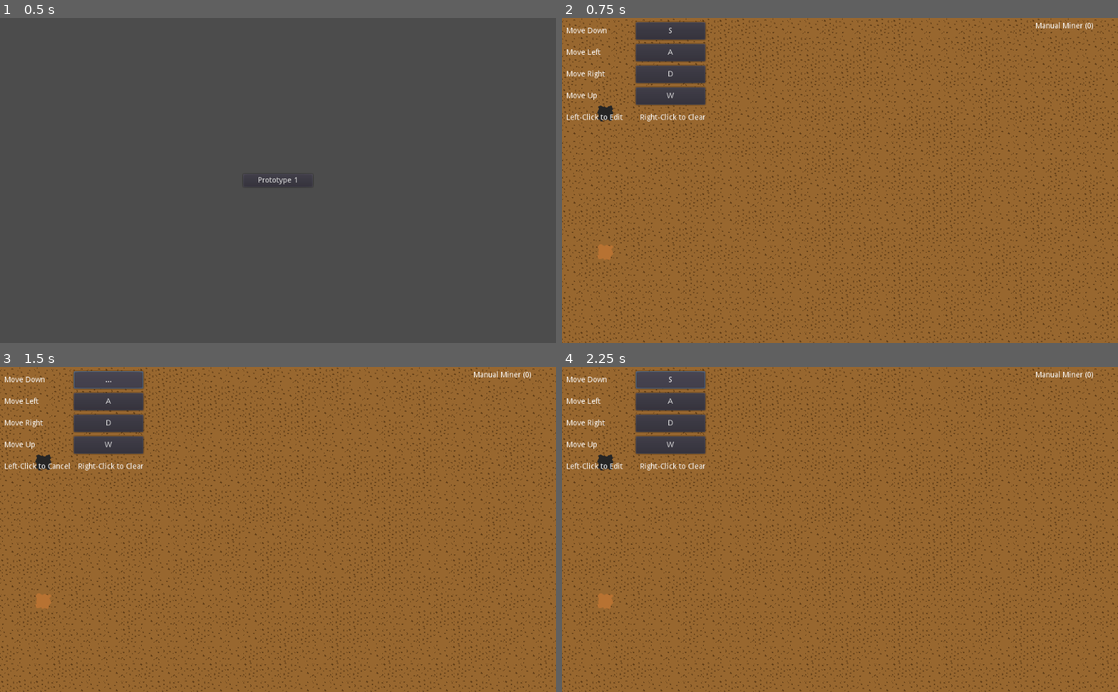
Above: before the commit, frames 1-4 (two rows, left to right).
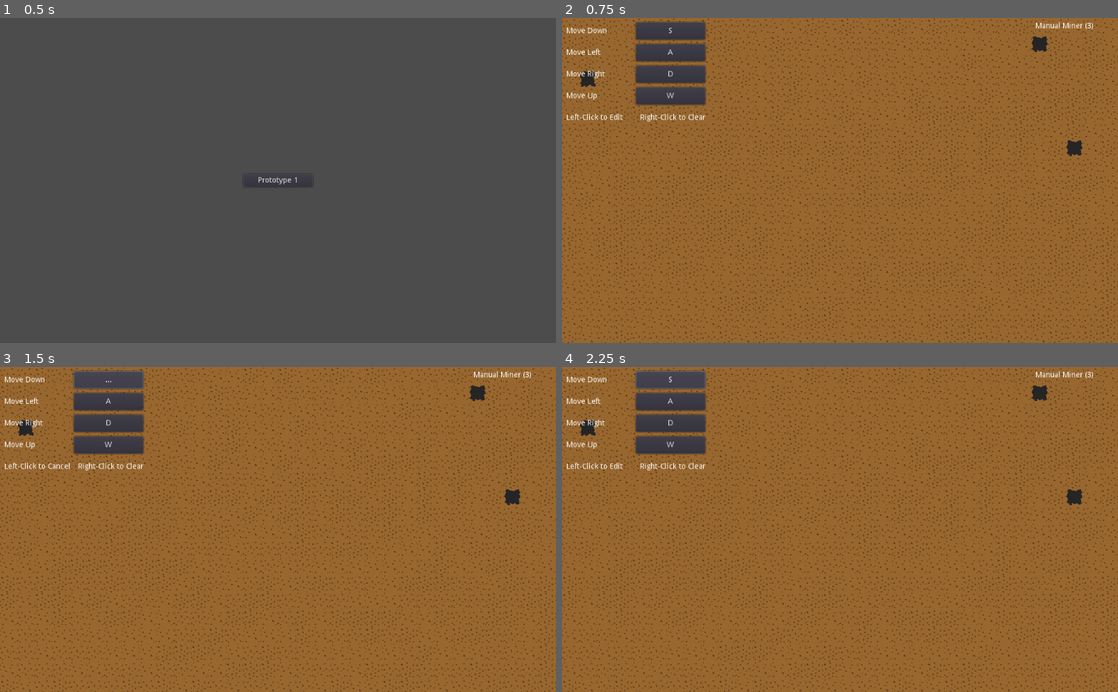
Above: after the commit, the same moments.

Repository: elyctech/one-more-factory-game
Game: Godot game, scene res://Scenes/Title/TitleScreen.tscn
The game is run twice, just before and just after one commit, with the same random seed, the same clock (stepped at 60 frames per second) and the same inputs.
Inputs:
- Up to frame 1 (0.5 s): no input
- Up to frame 2 (0.75 s): click "Prototype 1" at 0.5 s
- Up to frame 3 (1.5 s): click "S" at 1.25 s
- Up to frame 4 (2.25 s): click "..." at 2 s

Frame 1 is identical in both runs. In frame 2, 8.7% of the frame differs, in the area x 0-100%, y 0-100%; in frame 3, 8.7%; in frame 4, 8.7%.

Commit message:
refactor: factor out warehouse logic from UI

Diff:
--- a/Components/Camera/Camera.gd
+++ b/Components/Camera/Camera.gd
@@ -1,9 +1,9 @@
 extends Camera2D
 
-var just_moved : bool    = false
-var move_speed : int     = 300
-var movement   : Vector2 = Vector2(0, 0)
-var sqrt_half  : float   = sqrt(0.5)
+var just_moved : bool = false
+var move_speed : int = 300
+var movement : Vector2 = Vector2(0, 0)
+var sqrt_half : float = sqrt(0.5)
 
 
 func _physics_process(delta):
@@ -23,28 +23,28 @@
 
 
 func process_input():
-	var move_x      = false
-	var move_y      = false
+	var move_x = false
+	var move_y = false
 	var x_direction = 0
 	var y_direction = 0
 
-	var move_down  = Input.is_action_pressed("move_down")
-	var move_left  = Input.is_action_pressed("move_left")
+	var move_down = Input.is_action_pressed("move_down")
+	var move_left = Input.is_action_pressed("move_left")
 	var move_right = Input.is_action_pressed("move_right")
-	var move_up    = Input.is_action_pressed("move_up")
+	var move_up = Input.is_action_pressed("move_up")
 
 	if move_right and !move_left:
-		move_x      = true
+		move_x = true
 		x_direction = 1
 	elif move_left and !move_right:
-		move_x      = true
+		move_x = true
 		x_direction = -1
 
 	if move_down and !move_up:
-		move_y      = true
+		move_y = true
 		y_direction = 1
 	elif move_up and !move_down:
-		move_y      = true
+		move_y = true
 		y_direction = -1
 
 	# If moving in both directions
--- a/Components/Structures/ManualMiner/ManualMiner.gd
+++ b/Components/Structures/ManualMiner/ManualMiner.gd
@@ -2,7 +2,7 @@
 
 var resource_name := ""
 
-onready var warehouse = get_node("/root/Game/CanvasLayer/Warehouse")
+onready var warehouse = get_node("/root/Warehouse")
 
 
 func _on_input_event(_viewport, event, _shape_idx):
--- a/Components/Structures/ManualMiner/ManualMiner.tscn
+++ b/Components/Structures/ManualMiner/ManualMiner.tscn
@@ -10,10 +10,12 @@
 script = ExtResource( 2 )
 
 [node name="Sprite" type="Sprite" parent="."]
+position = Vector2( 16, 16 )
 texture = ExtResource( 1 )
 region_enabled = true
 region_rect = Rect2( 128, 96, 32, 32 )
 
 [node name="CollisionShape2D" type="CollisionShape2D" parent="."]
+position = Vector2( 16, 16 )
 shape = SubResource( 1 )
 [connection signal="input_event" from="." to="." method="_on_input_event"]
--- a/Components/Warehouse/Warehouse.gd
+++ b/Components/Warehouse/Warehouse.gd
@@ -1,34 +1,25 @@
 extends PopupPanel
 
-var items : Dictionary = {}
+var _item_controls : Dictionary = {}
 
 var item_control_scene = preload("res://Components/Warehouse/WarehouseItem.tscn")
 
 onready var item_container : GridContainer = get_node("ScrollContainer/Items")
 
-func add_item(item_name):
-	var item_control
 
-	if items.has(item_name):
-		item_control = items[item_name]
+func _ready():
+	get_node("/root/Warehouse").connect("item_count_changed", self, "update_item_count")
+
+
+func update_item_count(item_name, item_count):
+	if _item_controls.has(item_name):
+		_item_controls[item_name].set_item_count(item_count)
 	else:
-		item_control = item_control_scene.instance()
+		var item_control = item_control_scene.instance()
 		item_control.item_name = item_name
-		items[item_name] = item_control
+
+		_item_controls[item_name] = item_control
+
 		item_container.add_child(item_control)
 
-	item_control.add_item()
-
-
-func get_item_count(item_name):
-	var item_count := 0
-
-	if items.has(item_name):
-		item_count = items[item_name].get_item_count()
-
-	return item_count
-
-
-func remove_item(item_name):
-	if items.has(item_name):
-		items[item_name].remove_item()
+		item_control.set_item_count(item_count)
--- a/Components/Warehouse/WarehouseItem.gd
+++ b/Components/Warehouse/WarehouseItem.gd
@@ -1,25 +1,14 @@
 extends Control
 
-var item_count : int = 0
 var item_name  : String = ""
 
-onready var item_count_label : Label = get_node("ItemCount")
-onready var item_name_label  : Label = get_node("ItemName")
+onready var _item_count_label : Label = get_node("ItemCount")
+onready var _item_name_label : Label = get_node("ItemName")
 
 
 func _ready():
-	item_name_label.text = item_name
+	_item_name_label.text = item_name
 
 
-func add_item():
-	item_count += 1
-	item_count_label.text = str(item_count)
-
-
-func get_item_count():
-	return item_count
-
-
-func remove_item():
-	item_count -= 1
-	item_count_label.text = str(item_count)
+func set_item_count(item_count):
+	_item_count_label.text = str(item_count)
--- a/Scenes/Prototype1/Game.gd
+++ b/Scenes/Prototype1/Game.gd
@@ -1,25 +1,22 @@
 extends Node2D
 
-var chunk_size     : Vector2
 var chunks_filled  : Dictionary
-var ground_tiles   : Array
-var resource_tiles : Array
 
-var camera_offset       : Vector2
-var placing_structure   : bool = false
+var camera_offset : Vector2
+var placing_structure : bool = false
 var structure_placeable : bool = false
-var structure_to_place  : Area2D
+var structure_to_place : Area2D
 
 var rng : RandomNumberGenerator = RandomNumberGenerator.new()
 
 var manual_constructor = preload("res://lib/manual_constructor/manual_constructor.tscn")
-var manual_miner       = preload("res://Components/Structures/ManualMiner/ManualMiner.tscn")
+var manual_miner = preload("res://Components/Structures/ManualMiner/ManualMiner.tscn")
 
-onready var camera            : Camera2D   = get_node("Camera")
-onready var structure_hotkeys : Control    = get_node("CanvasLayer/StructureHotkeys")
-onready var ground            : TileMap    = get_node("Ground")
-onready var resources         : TileMap    = get_node("Resources")
-onready var warehouse         : PopupPanel = get_node("CanvasLayer/Warehouse")
+onready var camera : Camera2D = get_node("Camera")
+onready var game_world : GameWorld = get_node("GameWorld")
+onready var structure_hotkeys : Control = get_node("CanvasLayer/StructureHotkeys")
+onready var warehouse := get_node("/root/Warehouse") as Warehouse
+onready var warehouse_popup := get_node("CanvasLayer/Warehouse")
 
 
 func _physics_process(_delta):
@@ -32,18 +29,14 @@
 	if placing_structure:
 		if Input.is_action_just_pressed("place_structure") and structure_placeable:
 			warehouse.remove_item("Manual Miner")
-			structure_hotkeys.set_manual_miner_count(warehouse.get_item_count("Manual Miner"))
-
-			var cell_point = Vector2(
-				structure_to_place.position.x / ground.cell_size.x - 0.5,
-				structure_to_place.position.y / ground.cell_size.y - 0.5
+			structure_hotkeys.set_manual_miner_count(
+				warehouse.get_item_count("Manual Miner")
 			)
 
-			var resource_name = resources.tile_set.tile_get_name(
-				resources.get_cellv(cell_point)
-			).capitalize()
-
-			structure_to_place.resource_name = resource_name.substr(0, resource_name.length() - 1)
+			structure_to_place.resource_name = game_world.get_resource_name_at(
+				structure_to_place.position.x / 32,
+				structure_to_place.position.y / 32
+			)
 
 			placing_structure  = false
 			structure_to_place = null
@@ -60,29 +53,24 @@
 
 		self.add_child(structure_to_place)
 	elif Input.is_action_just_pressed("open_warehouse"):
-		if warehouse.visible:
-			warehouse.hide()
+		if warehouse_popup.visible:
+			warehouse_popup.hide()
 		else:
-			warehouse.popup()
+			warehouse_popup.popup()
 
 
 func _ready():
 	# Set up RNG
 	rng.randomize()
 
-	# Set up Structure counts
-	var manual_miner_count : int = warehouse.get_item_count("Manual Miner")
-	structure_hotkeys.set_manual_miner_count(manual_miner_count)
-
-	for i in range(0, manual_miner_count):
+	# Start with some structures
+	for _i in range(3):
 		warehouse.add_item("Manual Miner")
 
-	# Set up tiles
-	ground_tiles   = ground.tile_set.get_tiles_ids()
-	resource_tiles = resources.tile_set.get_tiles_ids()
-
-	# Set up chunks
-	chunk_size = Vector2(20, 20)
+	# Set up Structure counts
+	structure_hotkeys.set_manual_miner_count(
+		warehouse.get_item_count("Manual Miner")
+	)
 
 	# Save off starting camera position
 	camera_offset = Vector2(
@@ -95,12 +83,15 @@
 
 
 func ensure_chunks_filled():
+	var chunk_size = game_world.get_chunk_size()
+	var ground_cell_size = game_world.get_ground_cell_size()
+
 	var camera_chunk_location = Vector2(
-		floor((camera.position.x / ground.cell_size.x) / chunk_size.x),
-		floor((camera.position.y / ground.cell_size.y) / chunk_size.y)
+		floor((camera.position.x / ground_cell_size.x) / chunk_size.x),
+		floor((camera.position.y / ground_cell_size.y) / chunk_size.y)
 	)
 
-	var viewport_size = get_viewport().size / ground.cell_size
+	var viewport_size = get_viewport().size / ground_cell_size
 
 	var x_chunks_per_viewport = ceil(viewport_size.x / chunk_size.x)
 	var y_chunks_per_viewport = ceil(viewport_size.y / chunk_size.y)
@@ -114,40 +105,27 @@
 
 		for chunk_y in range (camera_chunk_location.y - y_chunks_per_viewport, camera_chunk_location.y + y_chunks_per_viewport + 1):
 			if !x_chunks_filled.get(chunk_y):
-				generate_chunk(chunk_x, chunk_y)
+				game_world.generate_chunk(chunk_x, chunk_y)
 				x_chunks_filled[chunk_y] = true
 
 
-func generate_chunk(chunk_x, chunk_y):
-	var start_x = chunk_x * chunk_size.x
-	var start_y = chunk_y * chunk_size.y
+func update_spawning_structure_placement():
+	var ground_cell_size = game_world.get_ground_cell_size()
 
-	for x in range(start_x, start_x + chunk_size.x):
-		for y in range(start_y, start_y + chunk_size.y):
-			# Add a ground tile
-			ground.set_cell(x, y, ground_tiles[rng.randi_range(0, ground_tiles.size() - 1)])
+	var world_mouse_position = get_viewport().get_mouse_position() + camera.position - camera_offset
 
-			# Determine if a resource should be set (hard-coded 1% rate)
-			if rng.randi_range(0, 99) == 0:
-				resources.set_cell(x, y, resource_tiles[rng.randi_range(0, resource_tiles.size() - 1)])
+	var spawn_cell_x = round(world_mouse_position.x / ground_cell_size.x)
+	var spawn_cell_y = round(world_mouse_position.y / ground_cell_size.y)
 
+	structure_to_place.position = Vector2(
+		spawn_cell_x,
+		spawn_cell_y
+	) * ground_cell_size
 
-func update_spawning_structure_placement():
-	var spawn_point = get_viewport().get_mouse_position() + camera.position - camera_offset
-
-	spawn_point = Vector2(
-		round(spawn_point.x / ground.cell_size.x),
-		round(spawn_point.y / ground.cell_size.y)
-	) * ground.cell_size - ground.cell_size / 2
-
-	structure_to_place.position = spawn_point
-
-	var cell_point = Vector2(
-		spawn_point.x / ground.cell_size.x - 0.5,
-		spawn_point.y / ground.cell_size.y - 0.5
+	structure_placeable = game_world.has_resource_at(
+		spawn_cell_x,
+		spawn_cell_y
 	)
-
-	structure_placeable = resources.get_cellv(cell_point) > -1
 
 	if structure_placeable:
 		structure_to_place.modulate.a = 1.0
--- a/Scenes/Prototype1/Game.tscn
+++ b/Scenes/Prototype1/Game.tscn
@@ -1,9 +1,8 @@
-[gd_scene load_steps=8 format=2]
+[gd_scene load_steps=7 format=2]
 
 [ext_resource path="res://Scenes/Prototype1/Game.gd" type="Script" id=1]
 [ext_resource path="res://Components/InGameMenu/Controls/Controls.tscn" type="PackedScene" id=2]
-[ext_resource path="res://TileSets/Ground.tres" type="TileSet" id=3]
-[ext_resource path="res://TileSets/Resources.tres" type="TileSet" id=4]
+[ext_resource path="res://lib/game_world/game_world.tscn" type="PackedScene" id=3]
 [ext_resource path="res://Components/Camera/Camera.tscn" type="PackedScene" id=5]
 [ext_resource path="res://Components/StructureHotkeys/StructureHotkeys.tscn" type="PackedScene" id=6]
 [ext_resource path="res://Components/Warehouse/Warehouse.tscn" type="PackedScene" id=7]
@@ -11,15 +10,7 @@
 [node name="Game" type="Node2D"]
 script = ExtResource( 1 )
 
-[node name="Ground" type="TileMap" parent="."]
-tile_set = ExtResource( 3 )
-cell_size = Vector2( 32, 32 )
-format = 1
-
-[node name="Resources" type="TileMap" parent="."]
-tile_set = ExtResource( 4 )
-cell_size = Vector2( 32, 32 )
-format = 1
+[node name="GameWorld" parent="." instance=ExtResource( 3 )]
 
 [node name="Camera" parent="." instance=ExtResource( 5 )]
 position = Vector2( 512, 300 )
--- /dev/null
+++ b/lib/game_world/game_world.gd
@@ -0,0 +1,62 @@
+class_name GameWorld
+extends Node2D
+
+export var chunk_size : Vector2 = Vector2(20, 20)
+export var resource_rate : float = 0.01
+
+var _rng : RandomNumberGenerator = RandomNumberGenerator.new()
+
+var _ground_tiles   : Array
+var _resource_tiles : Array
+
+onready var _ground_tilemap : TileMap = get_node("Ground")
+onready var _resources_tilemap : TileMap = get_node("Resources")
+
+
+func _ready():
+	# Set up tiles
+	_ground_tiles = _ground_tilemap.tile_set.get_tiles_ids()
+	_resource_tiles = _resources_tilemap.tile_set.get_tiles_ids()
+
+
+func generate_chunk(chunk_x, chunk_y):
+	# Find starting tiles
+	var start_x = chunk_x * chunk_size.x
+	var start_y = chunk_y * chunk_size.y
+
+	for x in range(start_x, start_x + chunk_size.x):
+		for y in range(start_y, start_y + chunk_size.y):
+			# Add a ground tile
+			_ground_tilemap.set_cell(x, y, _ground_tiles[_rng.randi_range(0, _ground_tiles.size() - 1)])
+
+			# Determine if a resource should be set (hard-coded 1% rate)
+			if _rng.randi_range(0, 99) == 0:
+				_resources_tilemap.set_cell(x, y, _resource_tiles[_rng.randi_range(0, _resource_tiles.size() - 1)])
+
+
+func get_chunk_size():
+	return chunk_size
+
+
+func get_ground_cell_size():
+	return _ground_tilemap.cell_size
+
+
+func get_resource_name_at(cell_x, cell_y):
+	var resource_name = _resources_tilemap.tile_set.tile_get_name(
+		_resources_tilemap.get_cell(
+			cell_x,
+			cell_y
+		)
+	).capitalize()
+
+	resource_name = resource_name.substr(0, resource_name.length() - 1)
+
+	return resource_name
+
+
+func has_resource_at(cell_x, cell_y):
+	return _resources_tilemap.get_cell(
+		cell_x,
+		cell_y
+	) > -1
--- /dev/null
+++ b/lib/game_world/game_world.tscn
@@ -0,0 +1,18 @@
+[gd_scene load_steps=4 format=2]
+
+[ext_resource path="res://lib/game_world/game_world.gd" type="Script" id=1]
+[ext_resource path="res://TileSets/Resources.tres" type="TileSet" id=2]
+[ext_resource path="res://TileSets/Ground.tres" type="TileSet" id=3]
+
+[node name="GameWorld" type="Node2D"]
+script = ExtResource( 1 )
+
+[node name="Ground" type="TileMap" parent="."]
+tile_set = ExtResource( 3 )
+cell_size = Vector2( 32, 32 )
+format = 1
+
+[node name="Resources" type="TileMap" parent="."]
+tile_set = ExtResource( 2 )
+cell_size = Vector2( 32, 32 )
+format = 1
--- /dev/null
+++ b/lib/warehouse/warehouse.gd
@@ -0,0 +1,34 @@
+extends Node
+
+signal item_count_changed
+
+var _items : Dictionary = {}
+
+
+func _ready():
+	print(get_path())
+
+
+func add_item(item_name, amount = 1):
+	if _items.has(item_name):
+		_items[item_name] += amount
+	else:
+		_items[item_name] = amount
+
+	emit_signal("item_count_changed", item_name, _items[item_name])
+
+
+func get_item_count(item_name):
+	return _items[item_name]
+
+
+func remove_item(item_name, amount = 1):
+	# TODO Should not having the item be a warning or exception?
+	if _items.has(item_name):
+		if _items[item_name] < amount:
+			# TODO Should this be a warning or exception?
+			_items[item_name] = 0
+		else:
+			_items[item_name] -= amount
+
+		emit_signal("item_count_changed", item_name, _items[item_name])
--- a/project.godot
+++ b/project.godot
@@ -8,9 +8,14 @@
 
 config_version=4
 
-_global_script_classes=[  ]
+_global_script_classes=[ {
+"base": "Node2D",
+"class": "GameWorld",
+"language": "GDScript",
+"path": "res://lib/game_world/game_world.gd"
+} ]
 _global_script_class_icons={
-
+"GameWorld": ""
 }
 
 [application]
@@ -18,6 +23,10 @@
 config/name="OneMoreFactoryGame"
 run/main_scene="res://Scenes/Title/TitleScreen.tscn"
 config/icon="res://icon.png"
+
+[autoload]
+
+Warehouse="res://lib/warehouse/warehouse.gd"
 
 [input]
 
